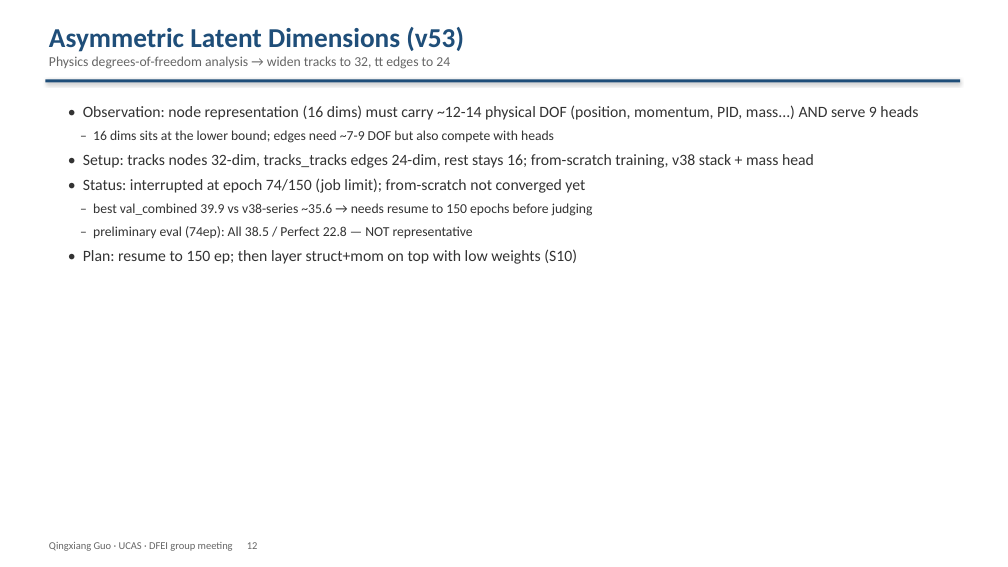
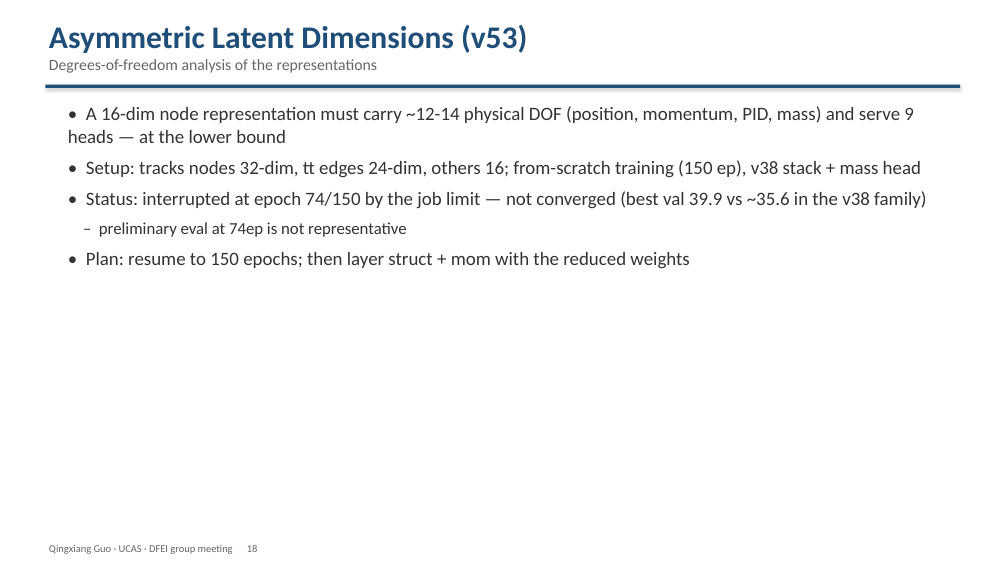
Before and after one commit to Aniedrew/dfei_ift, a slide deck: slide 18 of meeting_figs/DFEI_progress_20260902_EN.pptx (slide 12 before the commit). Drawn at 1008x567 pixels with LibreOffice and Linux fonts; fonts in the diff are those of the drawing. Boxes give left, top, right and bottom in pixels: in the first picture for what was removed or moved away, otherwise in the second. Text is boxed around its words. In the diff, an @@ line names an element or a change of style, - is before the commit and + after.

Commit message:
docs: formalize group-meeting deck v2 (25 slides, figures, >=20pt) + speech script

```diff
--- a/meeting_figs/DFEI_progress_20260902_EN.pptx
+++ b/meeting_figs/DFEI_progress_20260902_EN.pptx
@@ text at (x1=49, y1=25, x2=527, y2=53): size 26 to 30 pt in "Asymmetric Latent Dimensions (v53)" @@
@@ text at (x1=49, y1=59, x2=378, y2=73): text changed; size 13 to 15 pt @@
-Physics degrees-of-freedom analysis → widen tracks to 32, tt edges to 24
+Degrees-of-freedom analysis of the representations
@@ rectangle moved from (x1=45, y1=79, x2=960, y2=82) to (x1=45, y1=85, x2=960, y2=88) @@
@@ text at (x1=68, y1=106, x2=926, y2=269): text changed; size 15 to 18 pt @@
-• Observation: node representation (16 dims) must carry ~12-14 physical DOF (position, momentum, PID, mass...) AND serve 9 heads
-– 16 dims sits at the lower bound; edges need ~7-9 DOF but also compete with heads
-• Setup: tracks nodes 32-dim, tracks_tracks edges 24-dim, rest stays 16; from-scratch training, v38 stack + mass head
-• Status: interrupted at epoch 74/150 (job limit); from-scratch not converged yet
-– best val_combined 39.9 vs v38-series ~35.6 → needs resume to 150 epochs before judging
-– preliminary eval (74ep): All 38.5 / Perfect 22.8 — NOT representative
-• Plan: resume to 150 ep; then layer struct+mom on top with low weights (S10)
+• A 16-dim node representation must carry ~12-14 physical DOF (position, momentum, PID, mass) and serve 9 heads — at the lower bound
+• Setup: tracks nodes 32-dim, tt edges 24-dim, others 16; from-scratch training (150 ep), v38 stack + mass head
+• Status: interrupted at epoch 74/150 by the job limit — not converged (best val 39.9 vs ~35.6 in the v38 family)
+– preliminary eval at 74ep is not representative
+• Plan: resume to 150 epochs; then layer struct + mom with the reduced weights
@@ text at (x1=49, y1=545, x2=258, y2=554): text changed @@
-Qingxiang Guo · UCAS · DFEI group meeting 12
+Qingxiang Guo · UCAS · DFEI group meeting 18
```
Also in this commit, not shown: 14 other slides changed, 10 slides added, 4 slides removed, 2 other files.
